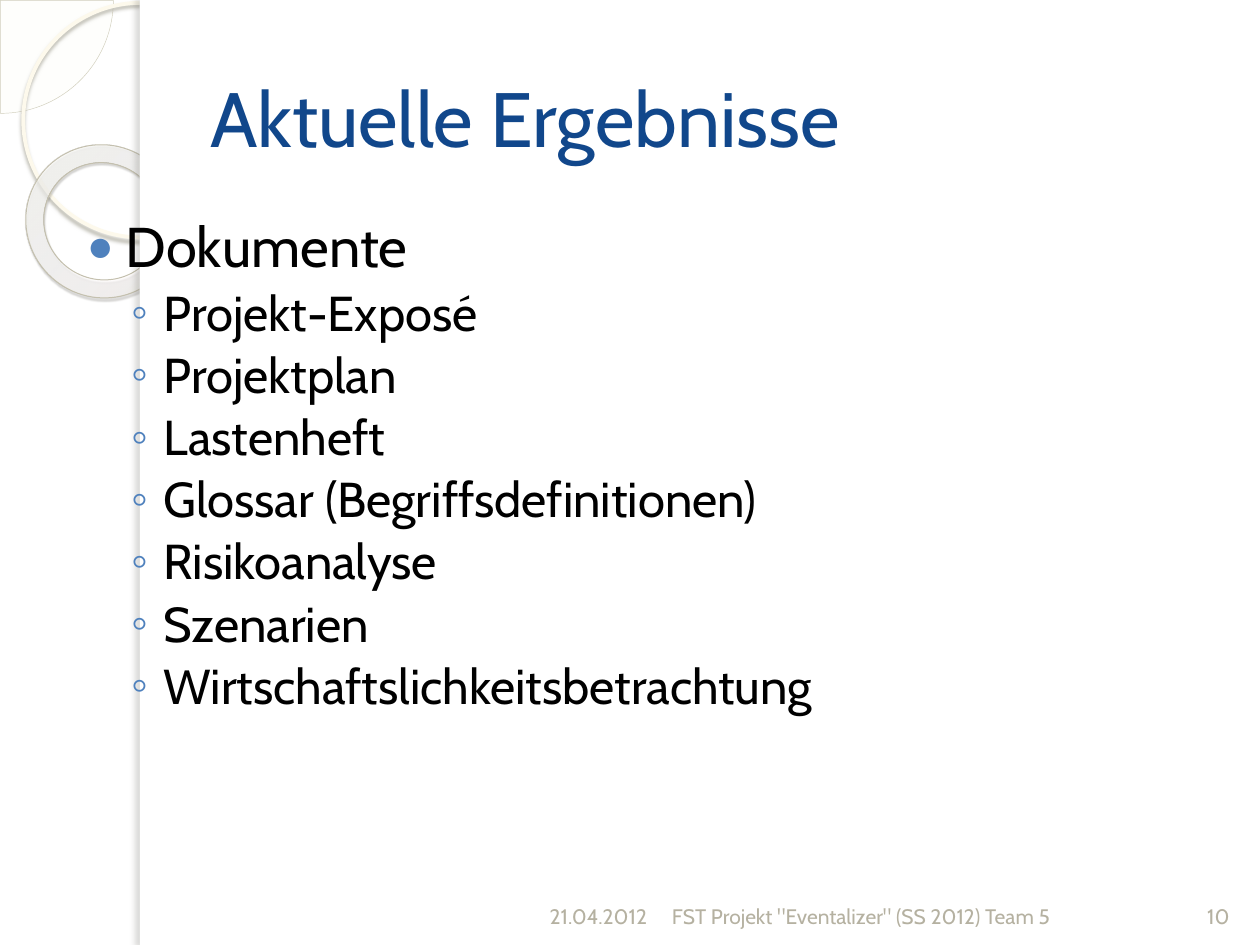
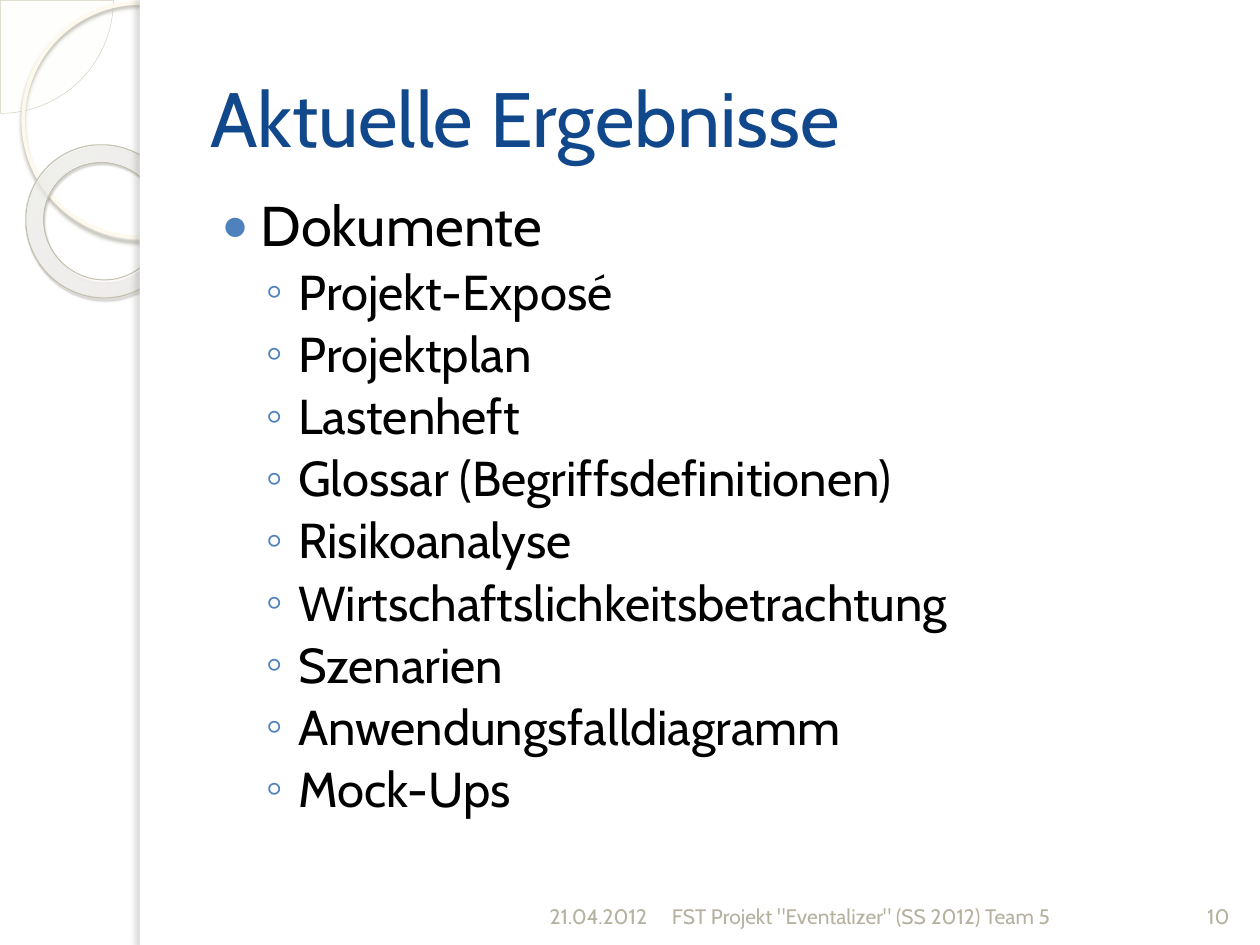
Before and after one commit to silkslostsoul/Eventalizer, a slide deck: slide 10 of Dokumente/Zwischenstand zum 2012-04-21_v2.pptx. Drawn at 1260x945 pixels with LibreOffice and Linux fonts; fonts in the diff are those of the drawing; background and template pictures are left out. Boxes give left, top, right and bottom in pixels: in the first picture for what was removed or moved away, otherwise in the second. Text is boxed around its words. In the diff, an @@ line names an element or a change of style, - is before the commit and + after.

```diff
--- a/Dokumente/Zwischenstand zum 2012-04-21_v2.pptx
+++ b/Dokumente/Zwischenstand zum 2012-04-21_v2.pptx
@@ text "Dokumente" moved from (x1=126, y1=225, x2=813, y2=715) to (x1=261, y1=204, x2=947, y2=818) @@
@@ text at (x1=298, y1=584, x2=947, y2=632): paragraph added @@
+  ◦ Wirtschaftslichkeitsbetrachtung
@@ text at (x1=298, y1=708, x2=840, y2=818): text changed @@
-  ◦ Wirtschaftslichkeitsbetrachtung
+  ◦ Anwendungsfalldiagramm
+  ◦ Mock-Ups
```
Also in this commit, not shown: 20 other slides changed, 3 slides removed, 5 other files.
